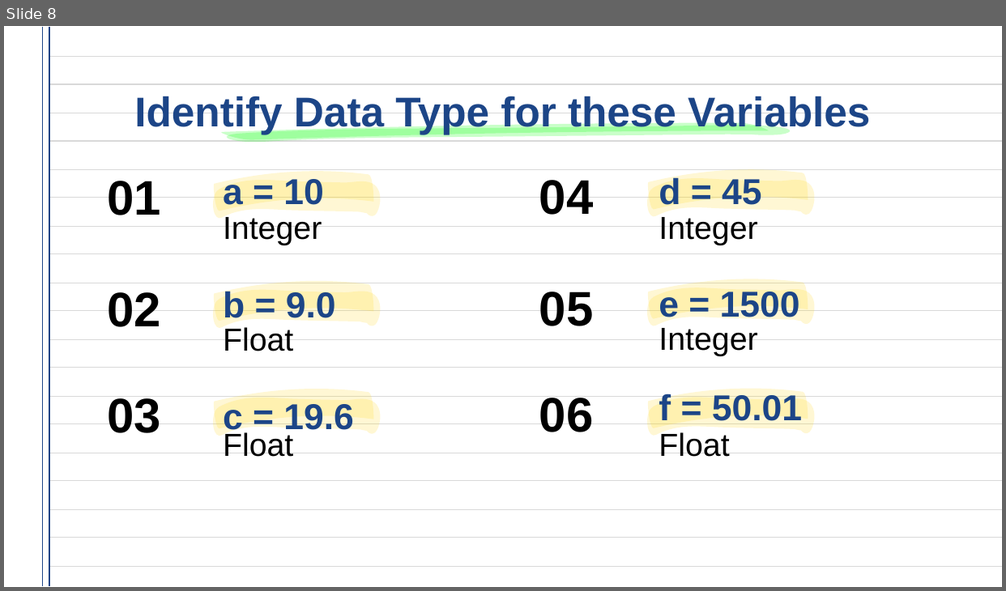
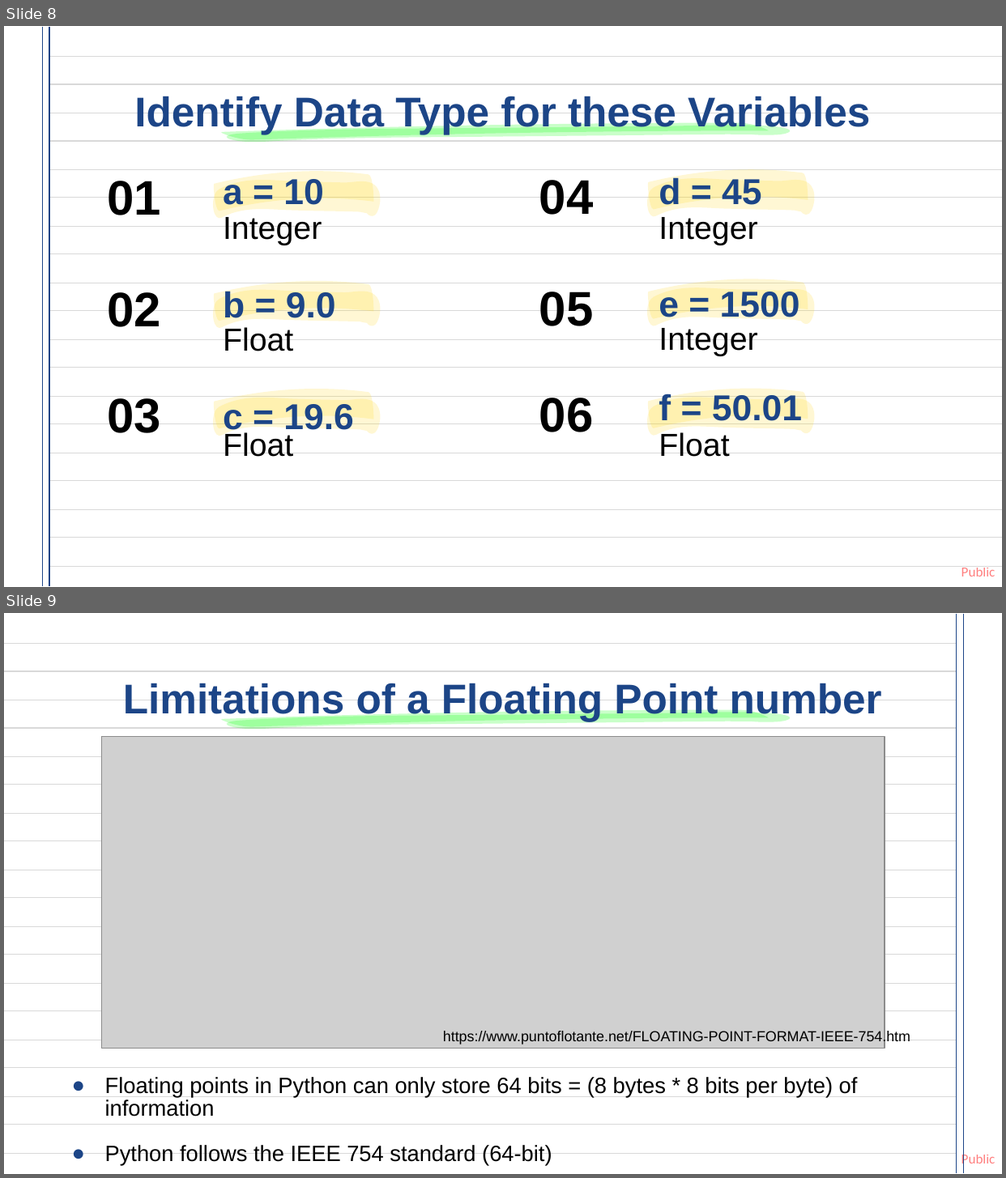
Before and after one commit to pi515/tech-mentorship, a slide deck: lessons/2-types/2.1-numbers/2.1.pptx. Shown one above the other, each under a label of ours: slide 8 before the commit, slides 8 and 9 after it. The pictures are 1006x591 and 1006x1178 pixels, drawn with LibreOffice and Linux fonts; fonts in the diff are those of the drawing; grey boxes stand for pictures. Boxes give left, top, right and bottom in pixels: in the first picture for what was removed or moved away, otherwise in the second. Text is boxed around its words. In the diff, an @@ line names an element or a change of style, - is before the commit and + after.

```diff
--- a/lessons/2-types/2.1-numbers/2.1.pptx
+++ b/lessons/2-types/2.1-numbers/2.1.pptx
@@ slide 9 added at <box>4,613,1002,1174</box>, background #FFFFFF; not listed: 1 template element that a slide beside it also shows @@
@@ group added at <box>4,614,963,1174</box>: 21 freeform shapes @@
@@ title added at <box>123,680,882,722</box>, 30 pt, text #1C4587, bold @@
+Limitations of a Floating Point number
@@ freeform shape added at <box>212,712,791,729</box>, fill #00FF00 at 21% opacity @@
@@ freeform shape added at <box>218,710,769,726</box>, fill #00FF00 at 21% opacity @@
@@ picture added at <box>102,737,884,1048</box> @@
@@ text added at <box>443,1030,910,1045</box>, 10.5 pt, text #000000 @@
+https://www.puntoflotante.net/FLOATING-POINT-FORMAT-IEEE-754.htm
@@ text added at <box>105,1077,858,1166</box>, 16 pt, text #000000 @@
+● Floating points in Python can only store 64 bits = (8 bytes * 8 bits per byte) of information
+● Python follows the IEEE 754 standard (64-bit)
@@ slide 8 changed as well @@
@@ text added at <box>961,568,995,577</box>, 10 pt, text #FF0000 at 50% opacity @@
+Public
```
Also in this commit, not shown: 40 other slides changed, 1 other slide added, 1 other file.
